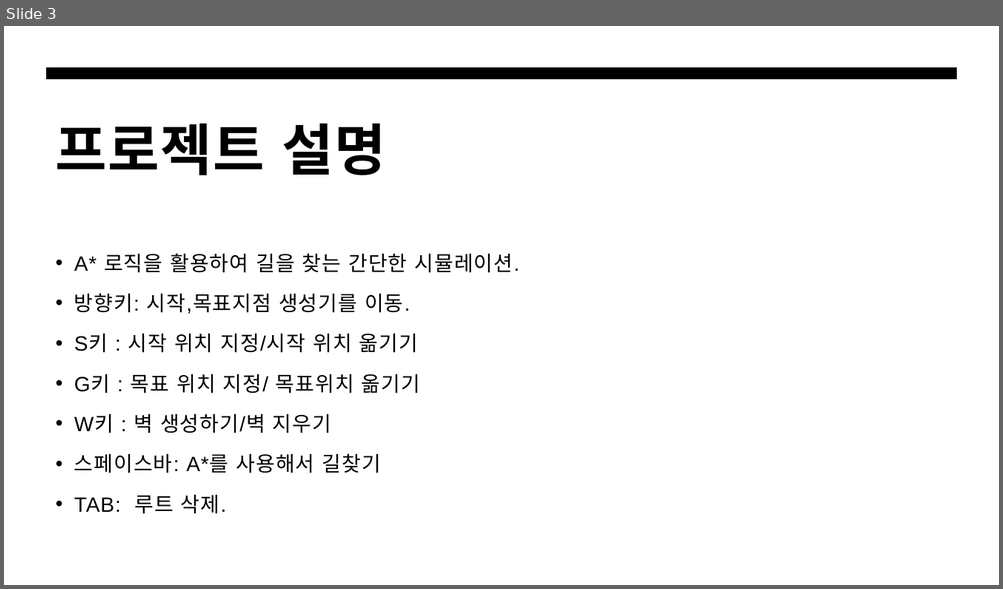
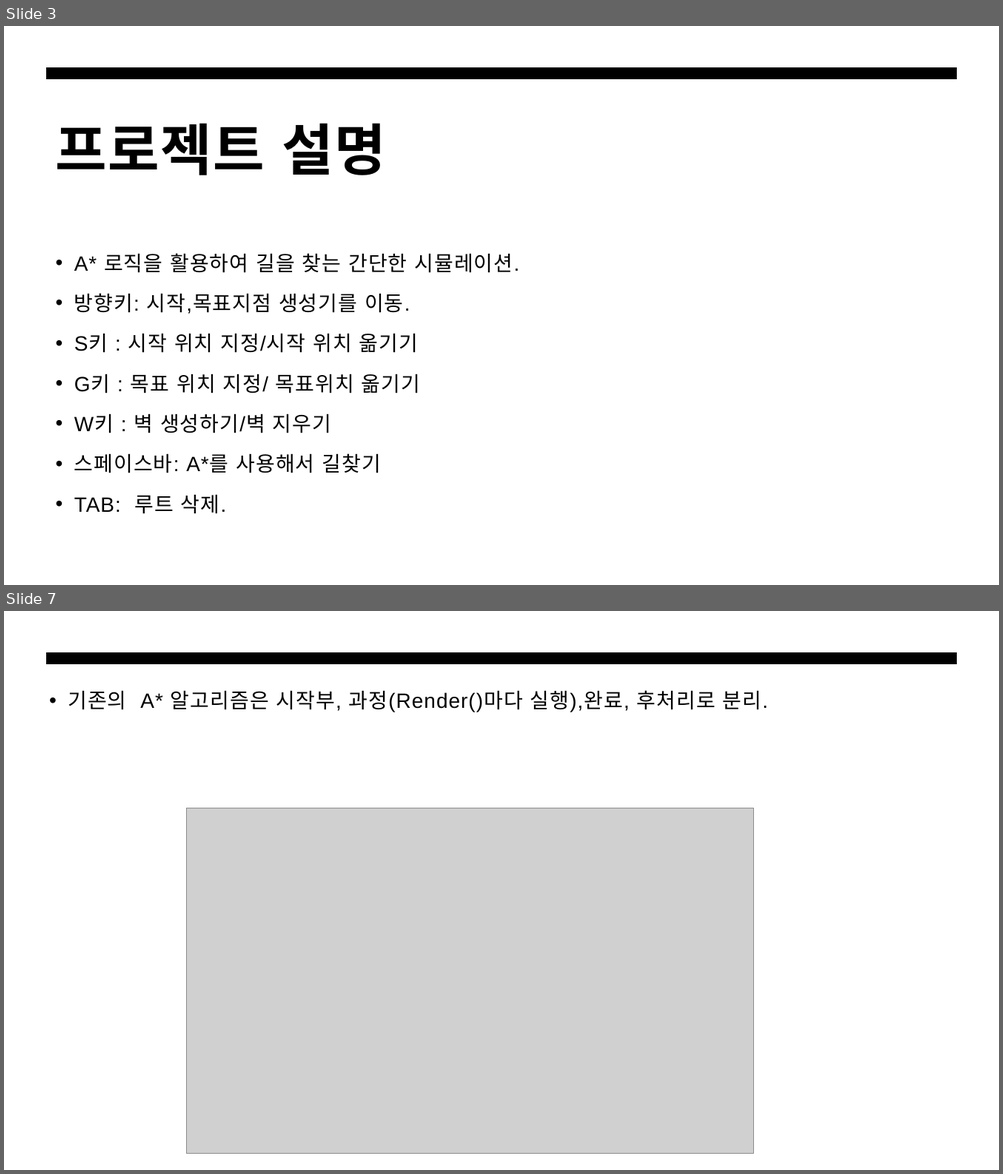
Before and after one commit to hanseoungheon/AstarEngineProject, a slide deck: 포텐업-알고리즘프로젝트.pptx. Shown one above the other, each under a label of ours: slide 3 before the commit, slides 3 and 7 after it; the slides between them are not shown. The pictures are 1003x589 and 1003x1174 pixels, drawn with LibreOffice and Linux fonts; fonts in the diff are those of the drawing; grey boxes stand for pictures. Boxes give left, top, right and bottom in pixels: in the first picture for what was removed or moved away, otherwise in the second. Text is boxed around its words. In the diff, an @@ line names an element or a change of style, - is before the commit and + after.

```diff
--- a/포텐업-알고리즘프로젝트.pptx
+++ b/포텐업-알고리즘프로젝트.pptx
@@ slide 7 added at [4, 611, 999, 1170], background #FFFFFF; not listed: 1 template element that a slide beside it also shows @@
@@ text added at [68, 690, 768, 712], 20 pt, text #000000 @@
+• 기존의 A* 알고리즘은 시작부, 과정(Render()마다 실행),완료, 후처리로 분리.
@@ picture added at [187, 808, 753, 1154] @@
```
Also in this commit, not shown: 6 other slides added, 1 slide removed, 2 other files.
